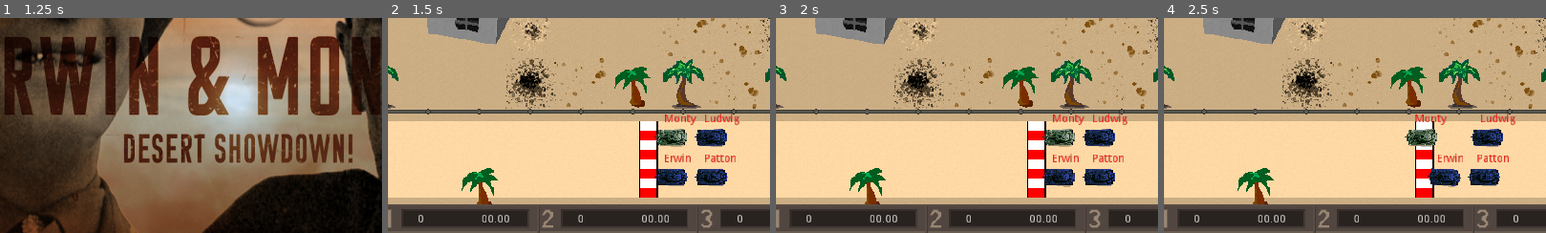
Above: before the commit, frames 1-4 (left to right).
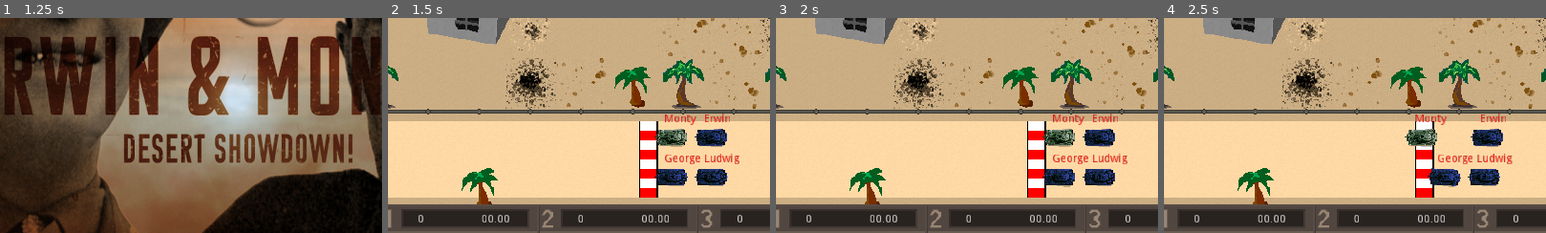
Above: after the commit, the same moments.

Repository: TeamRommel/RollingRommel
Game: Godot game, scene res://scenes/Intro.tscn
Same seed, same stepped clock (60 frames per second), same inputs: the game is played once before the commit and once after it. The engine's default icon, where the game draws it, is replaced by a stand-in: a white triangle on a blue panel in a dark square. Video files are missing from this copy of the repository; at most half a second of black plays in their place.
Inputs (mouse positions are % of the whole screen's width and height, from its top left):
- Up to frame 1 (1.25 s): tap Enter at 0.5 s; hold Space (action_1_1) from 0.53 s (still down)
- Up to frame 2 (1.5 s): release Space (action_1_1) at 1.25 s; click (52, 41) at 1.25 s
- Up to frame 3 (2 s): no input
- Up to frame 4 (2.5 s): tap Space (action_1_1) at 2.1 s
The pictures show only the part of the screen within x 18-68%, y 50-100%; the shares and areas given below are measured in that part.

Frame 1 is identical in both runs. In frame 2, 0.6% of the frame differs, in the area x 72-92%, y 44-68%; in frame 3, 0.6%; in frame 4, 0.6%.

Commit message:
Add possibility for two player game.

Diff:
--- /dev/null
+++ b/scenes/LevelSelectionMenu.tscn
@@ -0,0 +1,8 @@
+[gd_scene format=2]
+
+[node name="LevelSelectionMenu" type="Node2D"]
+
+[node name="ColorRect" type="ColorRect" parent="."]
+margin_right = 964.0
+margin_bottom = 557.0
+color = Color( 0.501961, 0.376471, 0.101961, 1 )
--- a/scripts/GameScene.gd
+++ b/scripts/GameScene.gd
@@ -7,6 +7,7 @@
 onready var race_finished_timer = $RaceFinishedTimer
 var level_scene
 var tilemap
+var start_positions
 var waypoints
 
 onready var target_container = get_node("target_container")
@@ -37,6 +38,7 @@
 	navigation.add_child(level_scene)
 	tilemap = level_scene.get_node("Zones")
 	waypoints = level_scene.get_node("WaypointContainer").get_children()
+	start_positions = level_scene.start_positions
 
 	#player.car_stats = car_stats
 	total_waypoints = waypoints.size()
@@ -54,47 +56,34 @@
 		player_labels.append(lbl)
 		label_container.add_child(lbl)
 
+		var plr
+
 		if player.is_player_cpu():
-			var plr = cpu_car.instance()
-			plr.tilemap = tilemap
-			plr.rotation_degrees = get_player_rotation()
-			if (player.get_player_id() == 2):
-				plr.position = level_scene.start_pos_2
-			elif (player.get_player_id() == 3):
-				plr.position = level_scene.start_pos_3
-			else:
-				plr.position = level_scene.start_pos_1
-			plr.id = player.get_player_id()
+			plr = cpu_car.instance()
 			plr.goal = waypoints[0].position
 			plr.nav = navigation
-			plr.waypoints = waypoints
 			plr.must_turn_dist_forward = player.must_turn_dist_forward
-			screen_players.append(plr)
-			lbl.rect_position = plr.position + Vector2(-10, -30)
-			player.set_no_of_waypoints(total_waypoints)
-			player.set_no_of_laps(total_laps)
-			player.completed_laps = 0
-			player.best_lap = 999.99
-			player.connect("lap_complete", self, "count_laps")
-			player.connect("race_complete", self, "check_race_finish")
-			add_child(plr)
 		else:
-			var plr = player_car.instance()
-			plr.tilemap = tilemap
-			plr.rotation_degrees = get_player_rotation()
+			plr = player_car.instance()
 			plr.car_stats = car_stats
-			plr.position = level_scene.start_pos_0
-			plr.id = player.get_player_id()
-			plr.waypoints = waypoints
-			screen_players.append(plr)
-			lbl.rect_position = plr.position + Vector2(-10, -30)
-			player.set_no_of_waypoints(total_waypoints)
-			player.set_no_of_laps(total_laps)
-			player.completed_laps = 0
-			player.best_lap = 999.99
-			player.connect("lap_complete", self, "count_laps")
-			player.connect("race_complete", self, "check_race_finish")
-			add_child(plr)
+
+		# Common to humans & computer
+		plr.tilemap = tilemap
+		plr.rotation_degrees = get_player_rotation()
+		plr.id = player.get_player_id()
+		plr.position = level_scene.start_positions[plr.id]
+		plr.waypoints = waypoints
+		screen_players.append(plr)
+		lbl.rect_position = plr.position + Vector2(-10, -30)
+		player.set_no_of_waypoints(total_waypoints)
+		player.set_no_of_laps(total_laps)
+		player.completed_laps = 0
+		player.best_lap = 999.99
+		player.connect("lap_complete", self, "count_laps")
+		player.connect("race_complete", self, "check_race_finish")
+		add_child(plr)
+
+
 
 func get_player_rotation():
 	match level_scene.start_direction:
--- a/scripts/GameSettings.gd
+++ b/scripts/GameSettings.gd
@@ -1,7 +1,7 @@
 extends Node
 
 var no_of_players: int = 0
-var no_of_humans: int = 0
+var no_of_humans: int = 1
 var current_level: int = 0
 var players: Array = []
 var player_class = preload("PlayerData.gd")
@@ -9,6 +9,7 @@
 var gamemode: int = 1
 var track_results: Array = []
 var race_points: Array = [25, 15, 12, 10]
+var racers: Array = ["Monty", "George", "Erwin", "Ludwig"]
 
 var track_1 = preload("res://scenes/tracks/track_1.tscn")
 var track_2 = preload("res://scenes/tracks/track_2.tscn")
@@ -29,14 +30,12 @@
 	levels.append(track_5)
 
 func _init():
-	var p1 = player_class.new("Monty", 0, false)
-	var cpu = player_class.new("Erwin", 1, true, 200)
-	var cpu2 = player_class.new("Ludwig", 2, true, 225)
-	var cpu3 = player_class.new("Patton", 3, true, 225)
-	add_player(p1)
-	add_player(cpu)
-	add_player(cpu2)
-	add_player(cpu3)
+	for i in range(0, no_of_humans):
+		var player = player_class.new(racers[i], i, false)
+		add_player(player)
+	for i in range(no_of_humans, 4):
+		var cpu = player_class.new(racers[i], i, true)
+		add_player(cpu)
 
 func complete_level():
 	current_level += 1
--- a/scripts/LevelSpecification.gd
+++ b/scripts/LevelSpecification.gd
@@ -6,3 +6,10 @@
 export (Vector2) var start_pos_1 = Vector2.ZERO
 export (Vector2) var start_pos_2 = Vector2.ZERO
 export (Vector2) var start_pos_3 = Vector2.ZERO
+var start_positions: Array = []
+
+func _ready():
+    start_positions.append(start_pos_0)
+    start_positions.append(start_pos_1)
+    start_positions.append(start_pos_2)
+    start_positions.append(start_pos_3)
